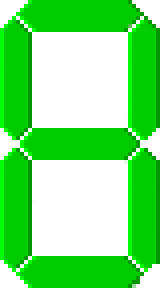
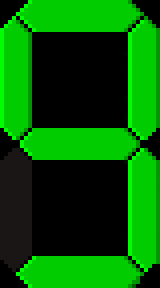
Comparing the layer stacks of the two 160×288 images. Changes:
added layer "7" above "3" over [16, 0, 160, 288]
added layer "9" above "8" over [0, 0, 160, 288]
hid "8" over [0, 0, 160, 288]
showed "inactive", painted on it over [0, 0, 160, 288]
showed "BackGround" over [0, 0, 160, 288]
